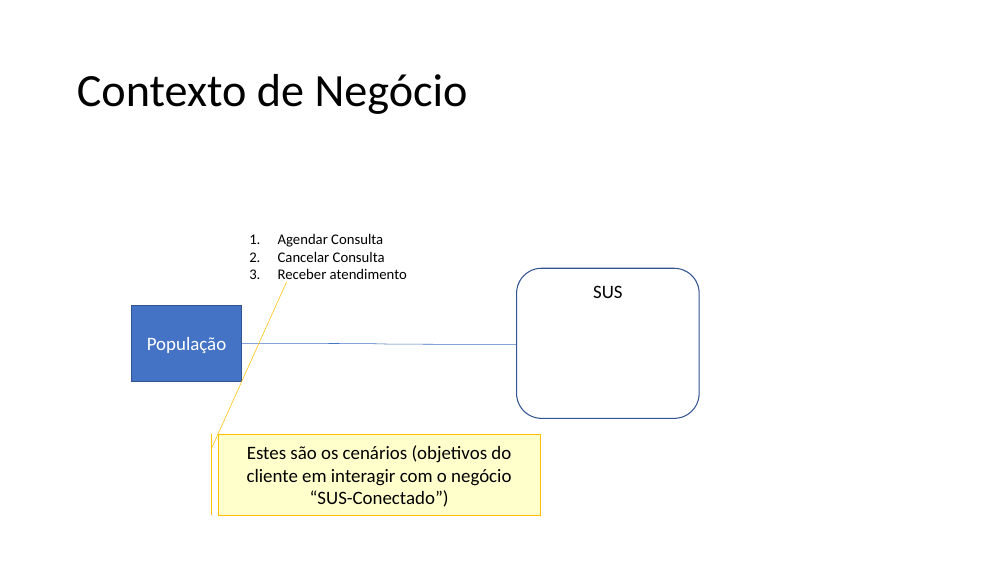
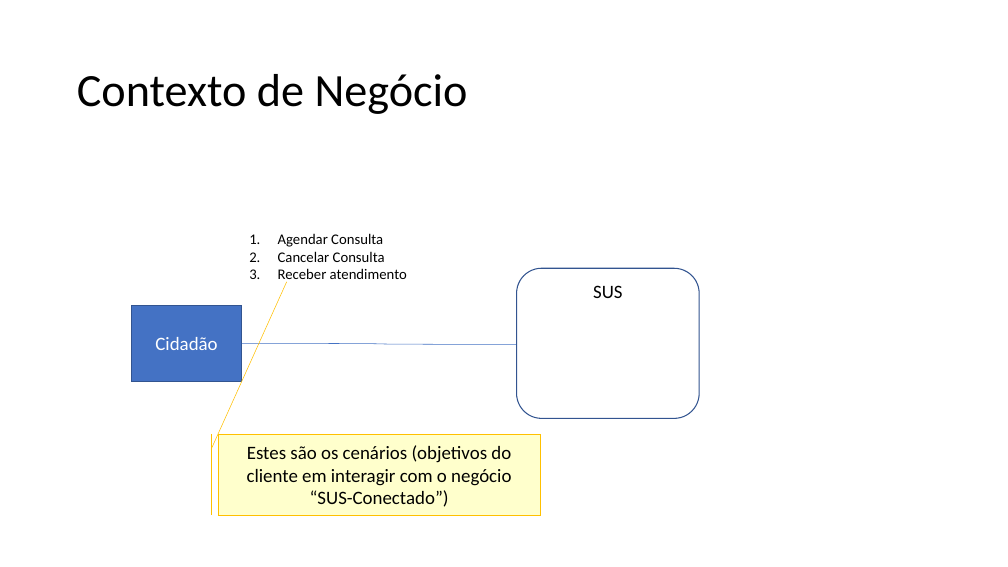
Before and after one commit to leandric/Engenharia_de_Requisitos, a slide deck: slide 1 of 15 - Arquitetura de Negócio para cada Cenário .pptx. Drawn at 1008x567 pixels with LibreOffice and Linux fonts; fonts in the diff are those of the drawing. Boxes give left, top, right and bottom in pixels: in the first picture for what was removed or moved away, otherwise in the second. Text is boxed around its words. In the diff, an @@ line names an element or a change of style, - is before the commit and + after.

```diff
--- a/15 - Arquitetura de Negócio para cada Cenário .pptx
+++ b/15 - Arquitetura de Negócio para cada Cenário .pptx
@@ text in rectangle at (155,337,217,350): text changed @@
-População
+Cidadão
```
Also in this commit, not shown: 3 other slides changed, 9 other files.
